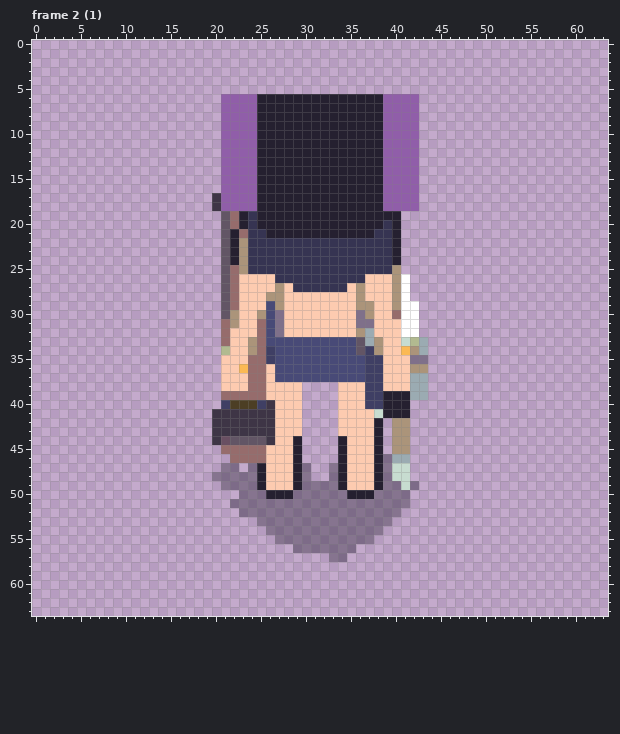
Edited in one commit: pixel-art file (resources/asesprite/Sprites64.aseprite). The picture above was drawn from the file before the commit.
64x64 pixels, 153 frames. Shown: frame 2 (1). The commit also changed other frames, which this record leaves out.
New version:
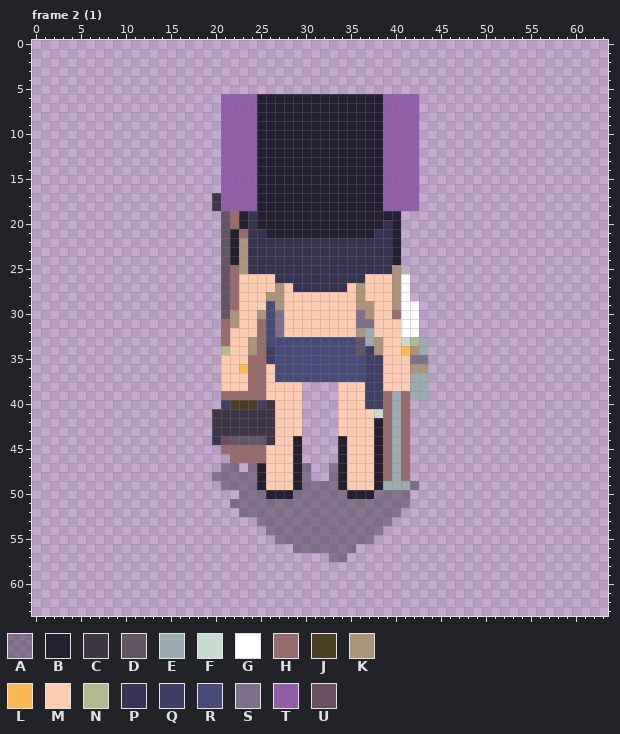
Palette (. is transparent): A #25203064  B #252030  C #3e3546  D #625565  E #9babb2  F #c7dcd0  G #ffffff  H #966c6c  J #4c3e24  K #ab947a  L #fbb954  M #fdcbb0  N #b2ba90  P #363452  Q #3f3f64  R #484a77  S #7f708a  T #905ea9  U #694f62
Change:
layer "Weapons/Flint Lock Pistol" added
Frame 2 (1), layer "Weapons/Flint Lock Pistol":
Colour A becomes colour E in row 49 at x 39 to 40.
Colour B becomes colour E in rows 39 to 41 at x 40.
Colour F becomes colour E in rows 47 to 48 at x 40; in row 49 at x 41.
Colour K becomes colour E in rows 42 to 45 at x 40.
The author put colour H in rows 42 to 45 at x 39.
Colour A becomes colour H in rows 46 to 48 at x 39.
Colour B becomes colour H in rows 39 to 41 at x 39 and 41.
Colour E becomes colour H in row 46 at x 41.
Colour F becomes colour H in rows 47 to 48 at x 41.
Colour K becomes colour H in rows 42 to 45 at x 41.
Where, in picture pixels (left, top, right, bottom), the same in both pictures:
changed: (383, 391, 410, 490)
